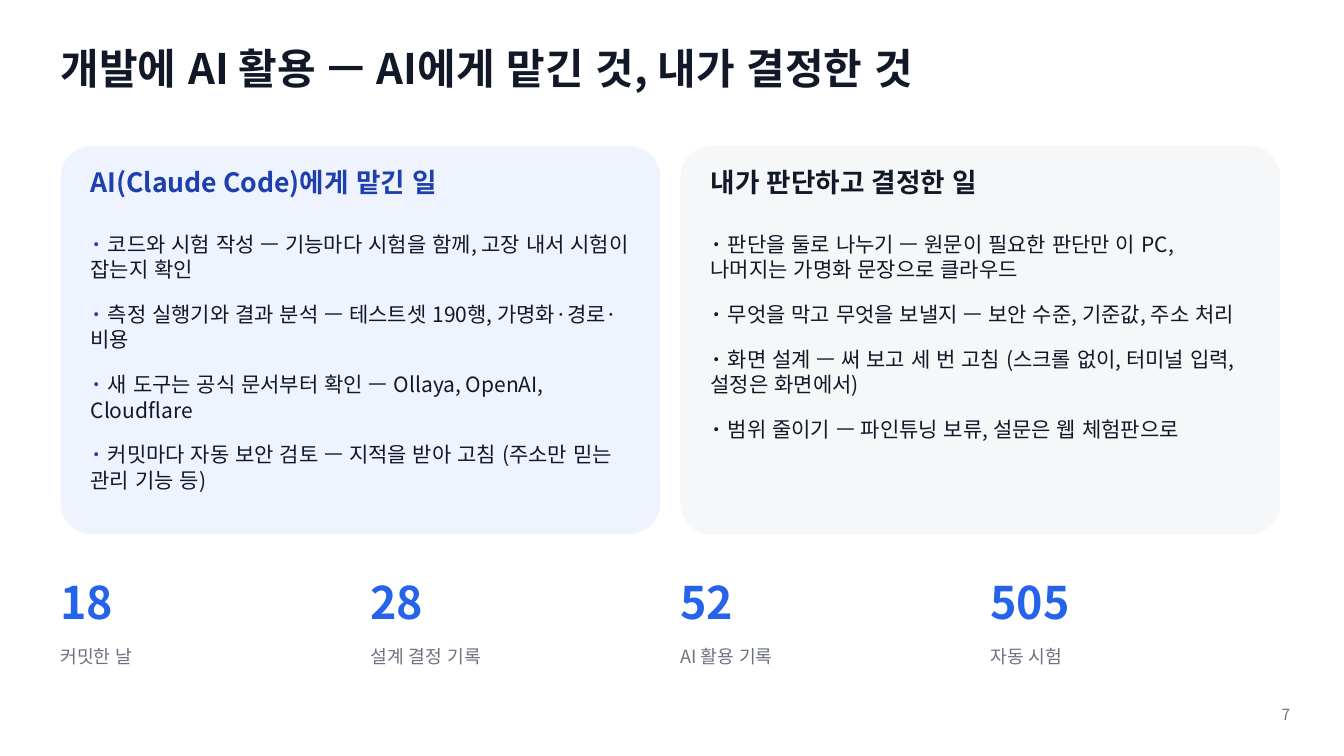
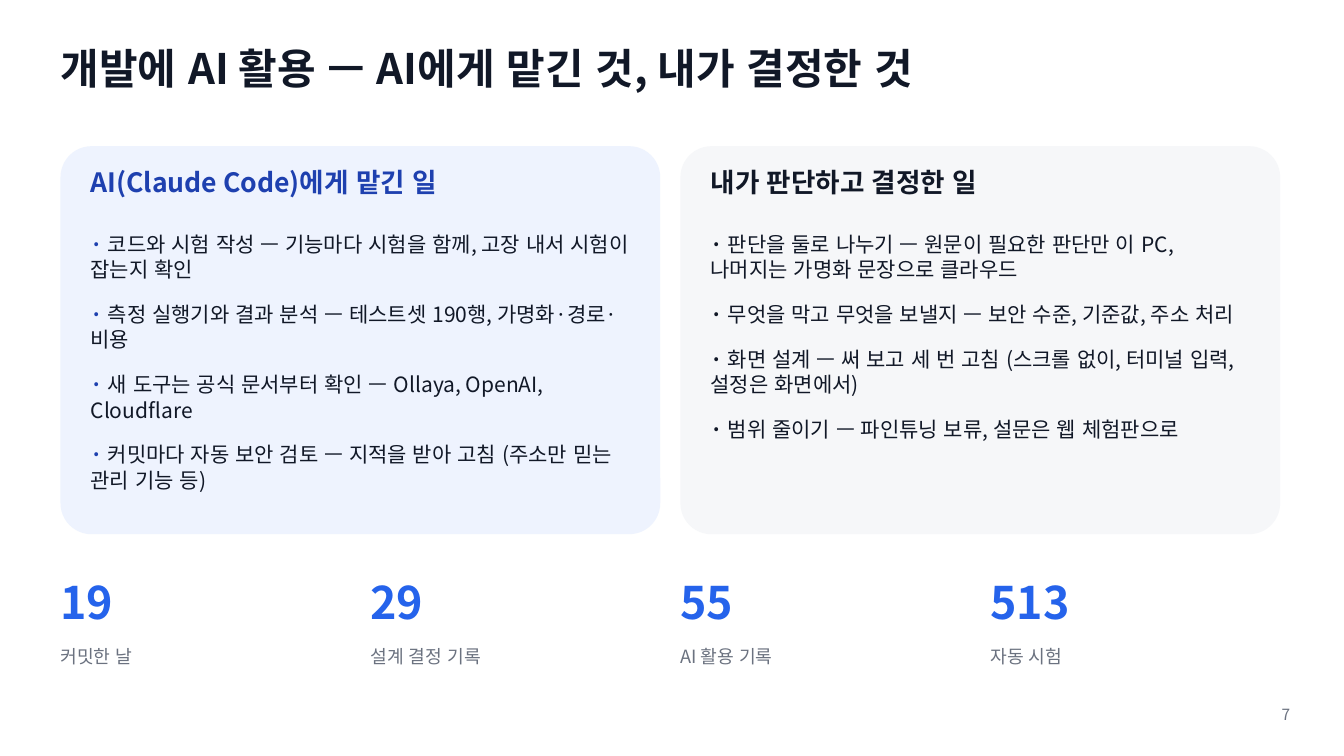
Before and after one commit to baesanggue/ai-gateway, a slide deck: slide 7 of docs/presentation/2026-11-17-garimgate.pptx. Drawn at 1344x756 pixels with LibreOffice and Linux fonts; fonts in the diff are those of the drawing. Boxes give left, top, right and bottom in pixels: in the first picture for what was removed or moved away, otherwise in the second. Text is boxed around its words. In the diff, an @@ line names an element or a change of style, - is before the commit and + after.

```diff
--- a/docs/presentation/2026-11-17-garimgate.pptx
+++ b/docs/presentation/2026-11-17-garimgate.pptx
@@ text at (60,585,113,620): text changed @@
-18
+19
@@ text at (370,585,423,620): text changed @@
-28
+29
@@ text at (680,585,733,620): text changed @@
-52
+55
@@ text at (990,585,1069,620): text changed @@
-505
+513
```
Also in this commit, not shown: 1 other slide changed, 1 other file.
